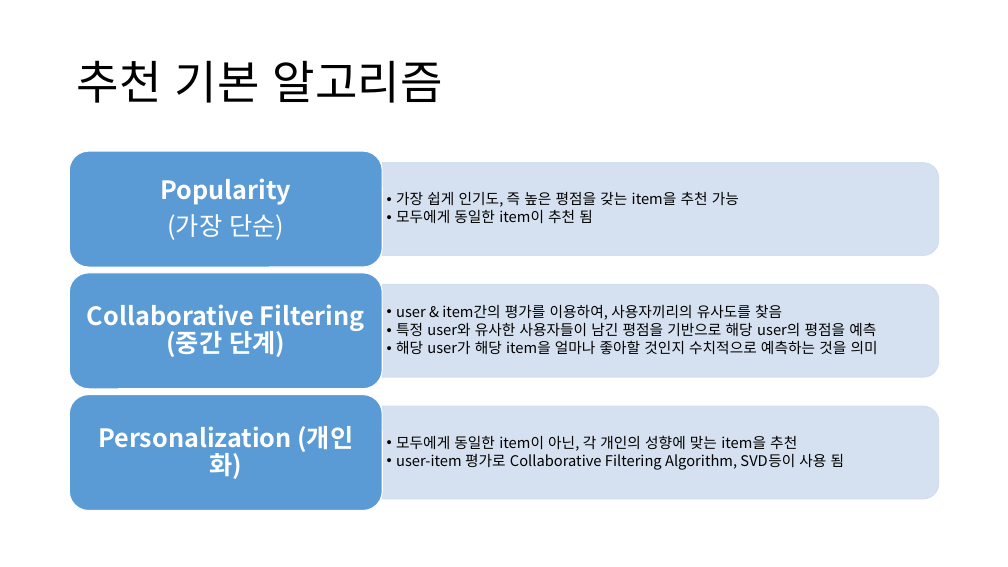
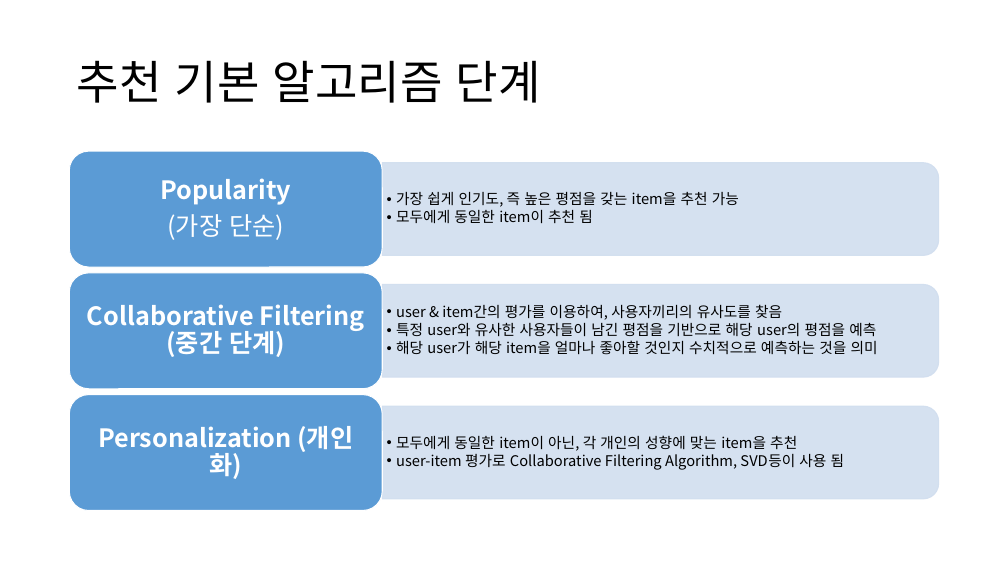
Before and after one commit to CheonSeounghyun/Coordination-Recommend, a slide deck: slide 6 of doc/9주차 ppt.pptx. Drawn at 1008x567 pixels with LibreOffice and Linux fonts; fonts in the diff are those of the drawing. Boxes give left, top, right and bottom in pixels: in the first picture for what was removed or moved away, otherwise in the second. Text is boxed around its words. In the diff, an @@ line names an element or a change of style, - is before the commit and + after.

```diff
--- a/doc/9주차 ppt.pptx
+++ b/doc/9주차 ppt.pptx
@@ title at [77,60,541,103]: text changed @@
-추천 기본 알고리즘
+추천 기본 알고리즘 단계
```
Also in this commit, not shown: 6 other slides changed.
